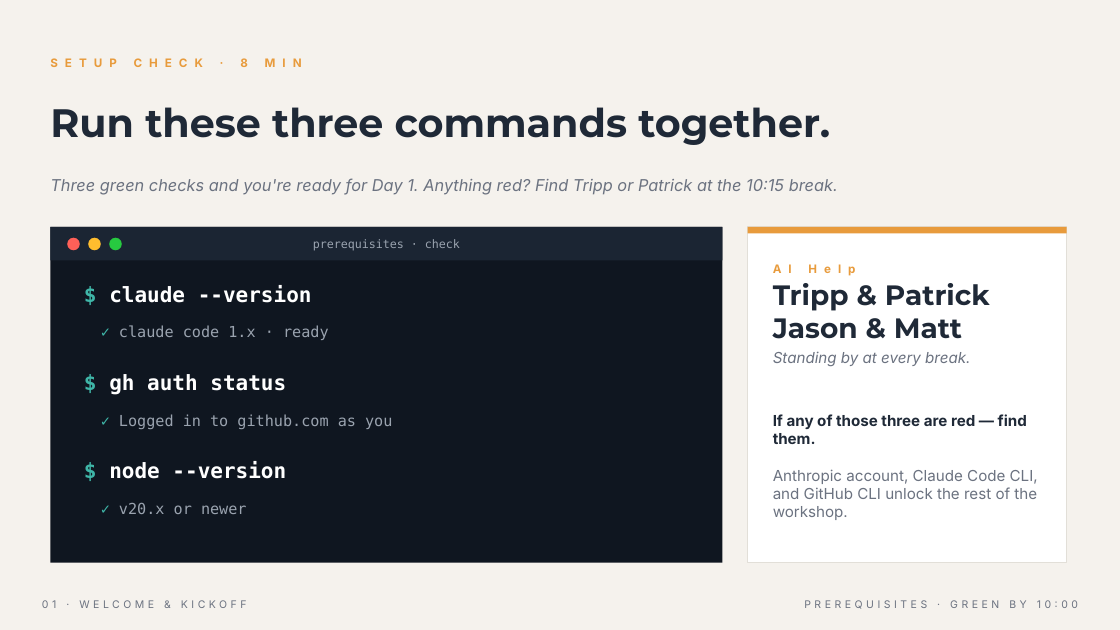
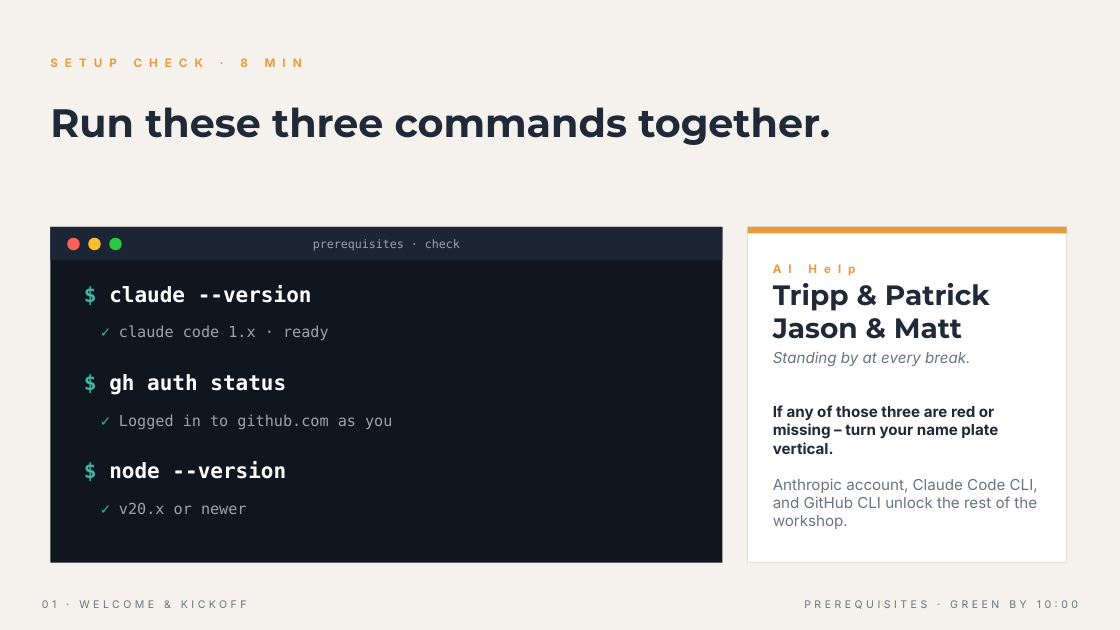
Before and after one commit to chriskehayias/ContextEngineering, a slide deck: slide 10 of schedule/01-welcome-kickoff/01-welcome-kickoff.pptx. Drawn at 1120x630 pixels with LibreOffice and Linux fonts; fonts in the diff are those of the drawing. Boxes give left, top, right and bottom in pixels: in the first picture for what was removed or moved away, otherwise in the second. Text is boxed around its words. In the diff, an @@ line names an element or a change of style, - is before the commit and + after.

```diff
--- a/schedule/01-welcome-kickoff/01-welcome-kickoff.pptx
+++ b/schedule/01-welcome-kickoff/01-welcome-kickoff.pptx
@@ text removed at [50,178,838,195] @@
-Three green checks and you're ready for Day 1. Anything red? Find Tripp or Patrick at the 10:15 break.
@@ text at [773,405,998,454]: text changed @@
-If any of those three are red — find them.
+If any of those three are red or missing – turn your name plate vertical.
```
Also in this commit, not shown: 2 other slides changed, 1 slide removed, 1 other file.
